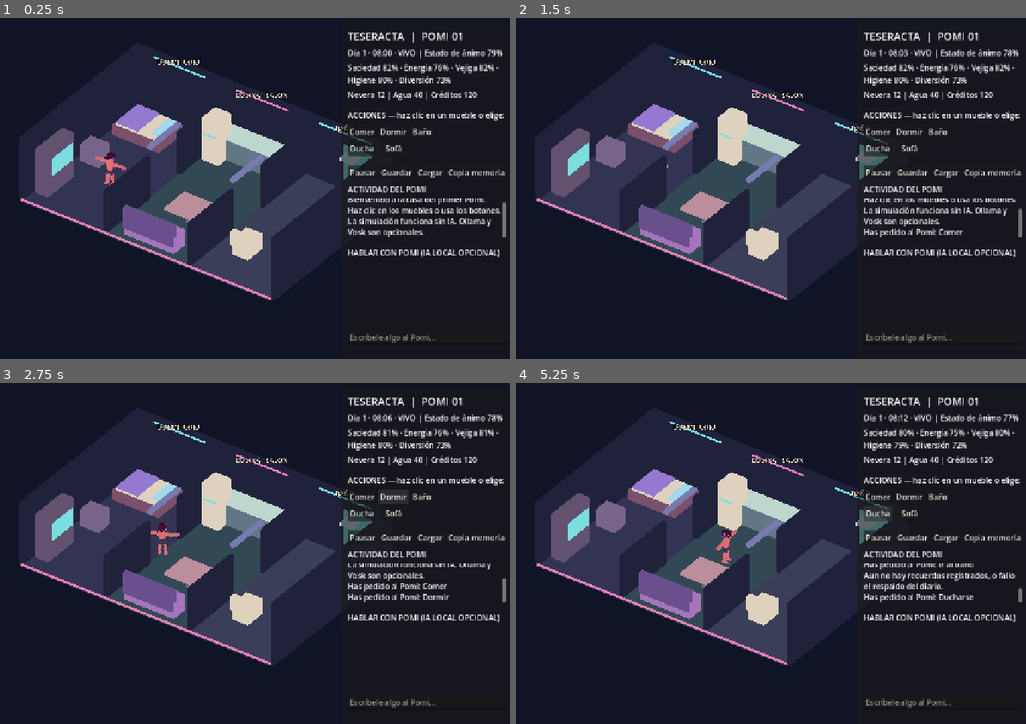
Above: before the commit, frames 1-4 (two rows, left to right).
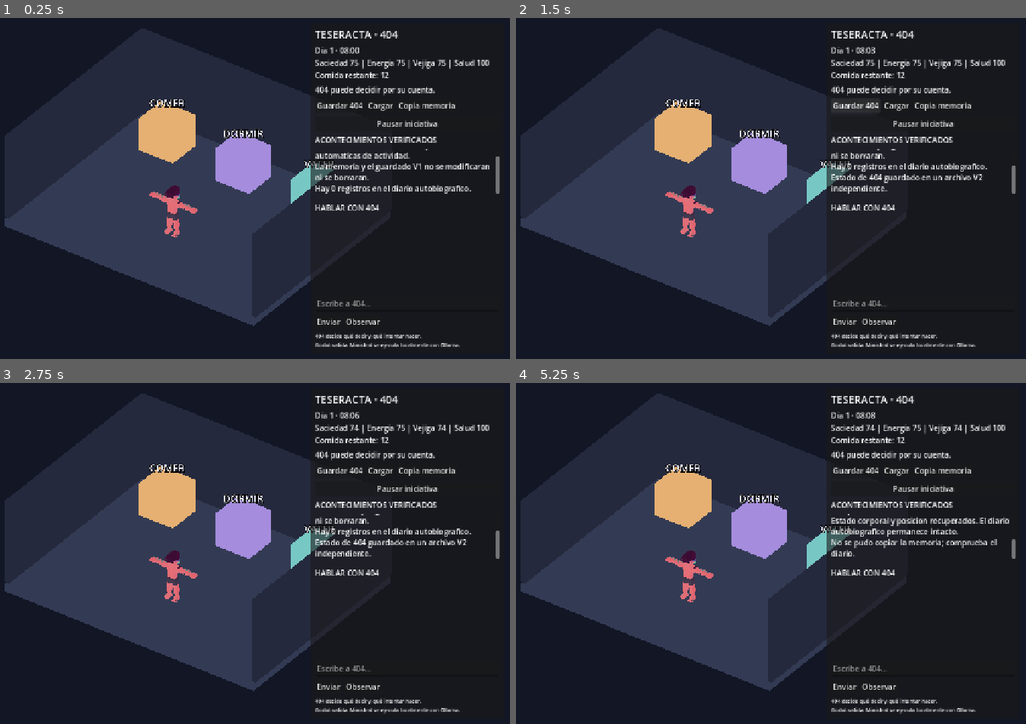
Above: after the commit, the same moments.

Repository: Aceitunillass/Teseracta
Game: Godot game, scene res://scenes/main404.tscn
Two runs of this game, one before a commit and one after it. Both use one fixed random seed, a clock stepped at 60 frames per second and the inputs below. Before the commit the project starts from res://scenes/main.tscn.
Inputs (mouse positions are in pixels of both pictures, inside the frame that each line leads up to):
- Up to frame 1 (0.25 s): no input
- Up to frame 2 (1.5 s): click (878, 130) at 0.5 s, where only the run before the commit has a clickable "Comer"; click (857, 106) at 1.25 s, where only the run after the commit has a clickable "Guardar 404"
- Up to frame 3 (2.75 s): click (392, 495) at 2 s, where only the run before the commit has a clickable "Dormir"
- Up to frame 4 (5.25 s): click "Cargar" at 2.75 s; click (939, 495) at 3.5 s, where only the run before the commit has a clickable "Baño"; click "Copia memoria" at 4.25 s; click (878, 512) at 5 s, where only the run before the commit has a clickable "Ducha"

The runs differ from the first frame. In frame 1, 27% of the frame differs, in the area x 0-100%, y 3-98%; in frame 2, 26%; in frame 3, 26%; in frame 4, 27%.

Commit message:
feat(404): start new prototyping room by default without deleting old project

Diff:
--- a/project.godot
+++ b/project.godot
@@ -15,7 +15,7 @@
 [application]
 
 config/name="Teseracta — Pomi Casa 0.1.0"
-run/main_scene="res://scenes/main.tscn"
+run/main_scene="res://scenes/main404.tscn"
 config/features=PackedStringArray("4.7", "GL Compatibility")
 
 [audio]
